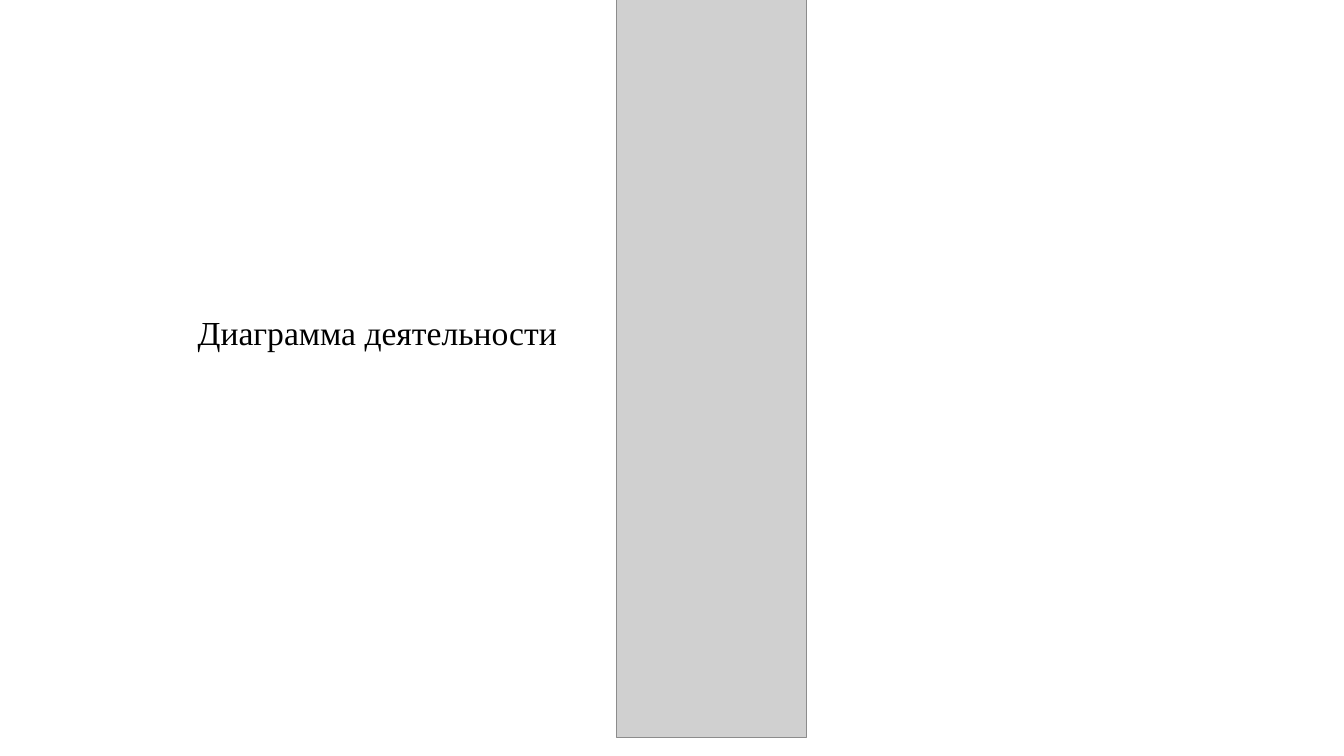
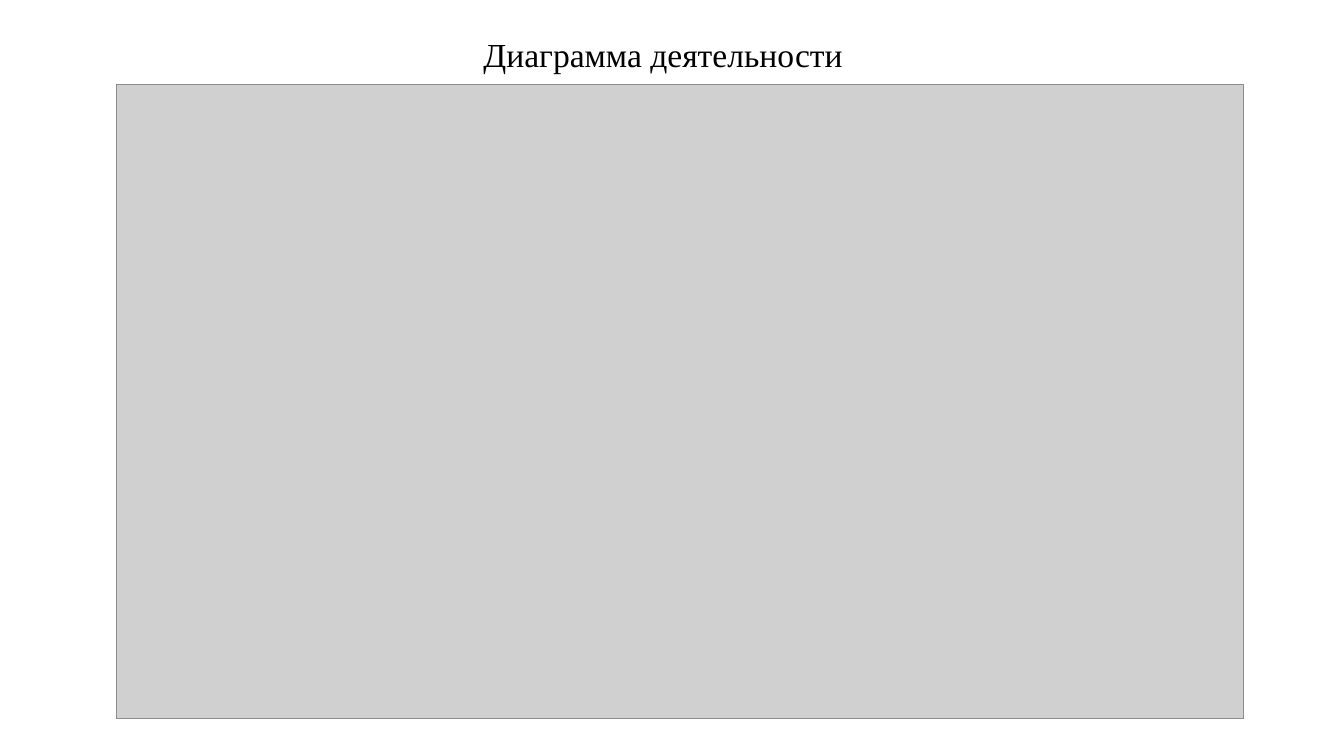
Before and after one commit to ArtemVolkov2103/1-Diplom, a slide deck: slide 11 of Дипломная.pptx (slide 10 before the commit). Drawn at 1344x756 pixels with LibreOffice and Linux fonts; fonts in the diff are those of the drawing; grey boxes stand for pictures. Boxes give left, top, right and bottom in pixels: in the first picture for what was removed or moved away, otherwise in the second. Text is boxed around its words. In the diff, an @@ line names an element or a change of style, - is before the commit and + after.

```diff
--- a/Дипломная.pptx
+++ b/Дипломная.pptx
@@ text "Диаграмма деятельности": place and size @@
-text "Диаграмма деятельности" at (198,323,557,351)
+text "Диаграмма деятельности" at (483,45,842,73)
@@ picture removed at (616,0,807,737) @@
@@ picture added at (116,85,1243,720) @@
```
Also in this commit, not shown: 1 other slide changed, 1 slide added, 10 other files.
